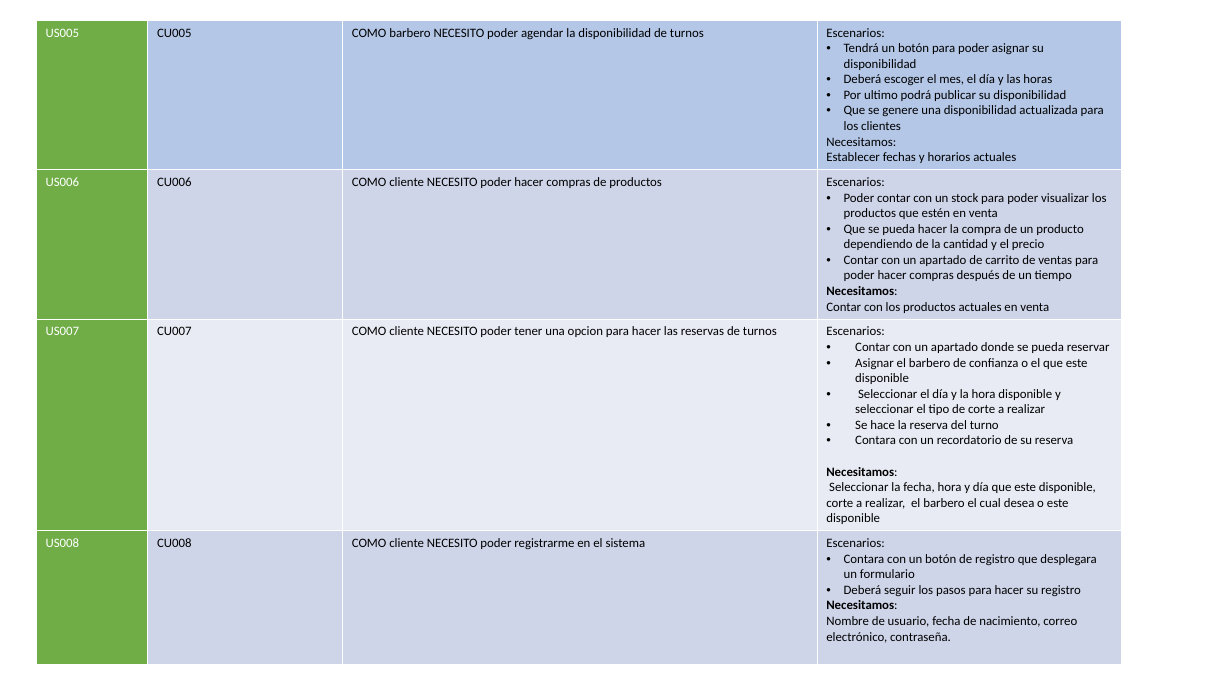
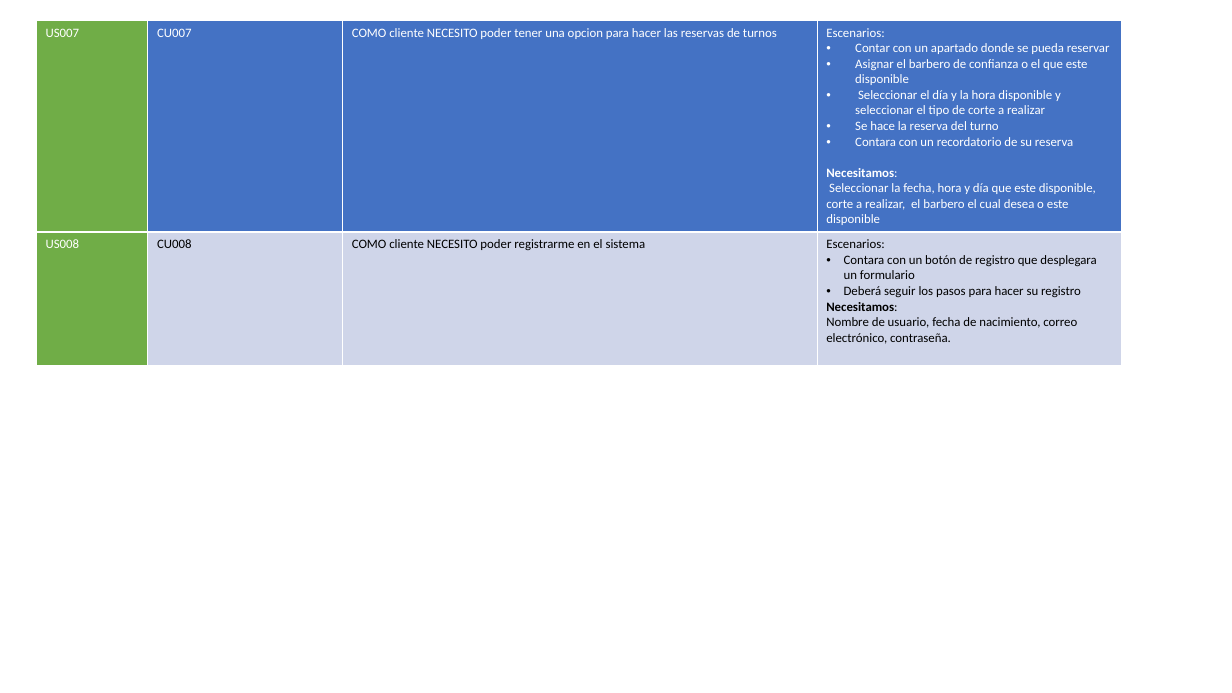
Before and after one commit to DavidV4iss/MASTER-BARBER-REACT, a slide deck: slide 2 of DOCUMENTACION DE MASTER BARBER/DOCUMENTACION DE APOYO/HU.pptx. Drawn at 1232x693 pixels with LibreOffice and Linux fonts; fonts in the diff are those of the drawing. Boxes give left, top, right and bottom in pixels: in the first picture for what was removed or moved away, otherwise in the second. Text is boxed around its words. In the diff, an @@ line names an element or a change of style, - is before the commit and + after.

```diff
--- a/DOCUMENTACION DE MASTER BARBER/DOCUMENTACION DE APOYO/HU.pptx
+++ b/DOCUMENTACION DE MASTER BARBER/DOCUMENTACION DE APOYO/HU.pptx
@@ table at (36, 20, 1123, 378) @@
-row 1: US005 | CU005 | COMO barbero NECESITO poder agendar la disponibilidad de turnos | Escenarios: / Tendrá un botón para poder asignar su disponibilidad / Deberá escoger el mes, el día y las horas / Por ultimo podrá publicar su disponibilidad / Que se genere una disponibilidad actualizada para los clientes / Necesitamos: / Establecer fechas y horarios actuales
-row 2: US006 | CU006 | COMO cliente NECESITO poder hacer compras de productos | Escenarios: / Poder contar con un stock para poder visualizar los productos que estén en venta / Que se pueda hacer la compra de un producto dependiendo de la cantidad y el precio / Contar con un apartado de carrito de ventas para poder hacer compras después de un tiempo / Necesitamos: / Contar con los productos actuales en venta
```
Also in this commit, not shown: 1 other slide changed.
